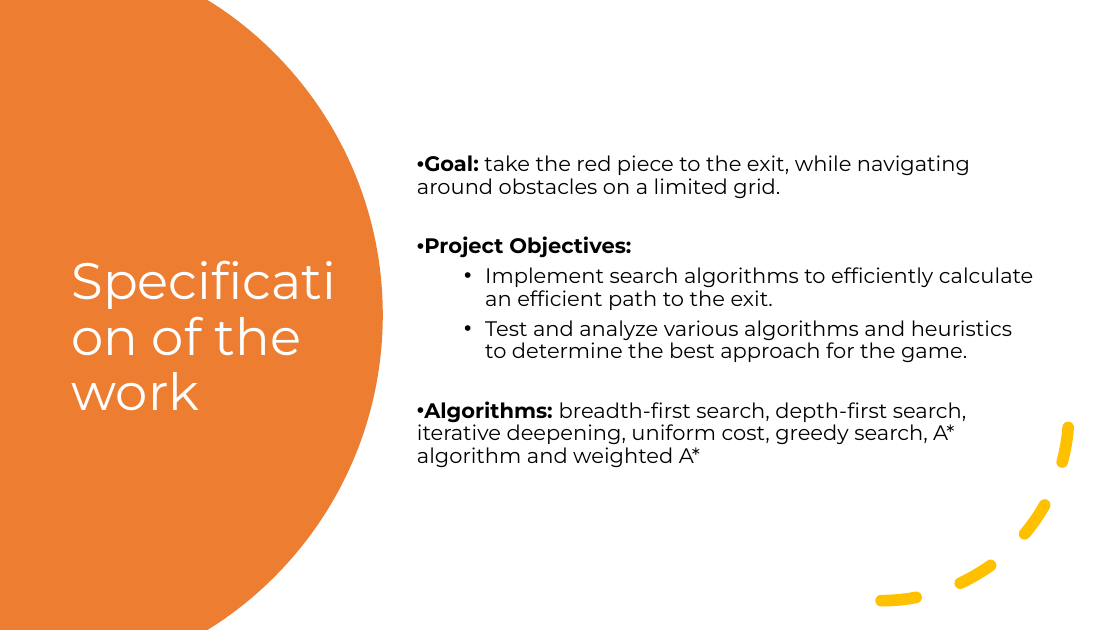
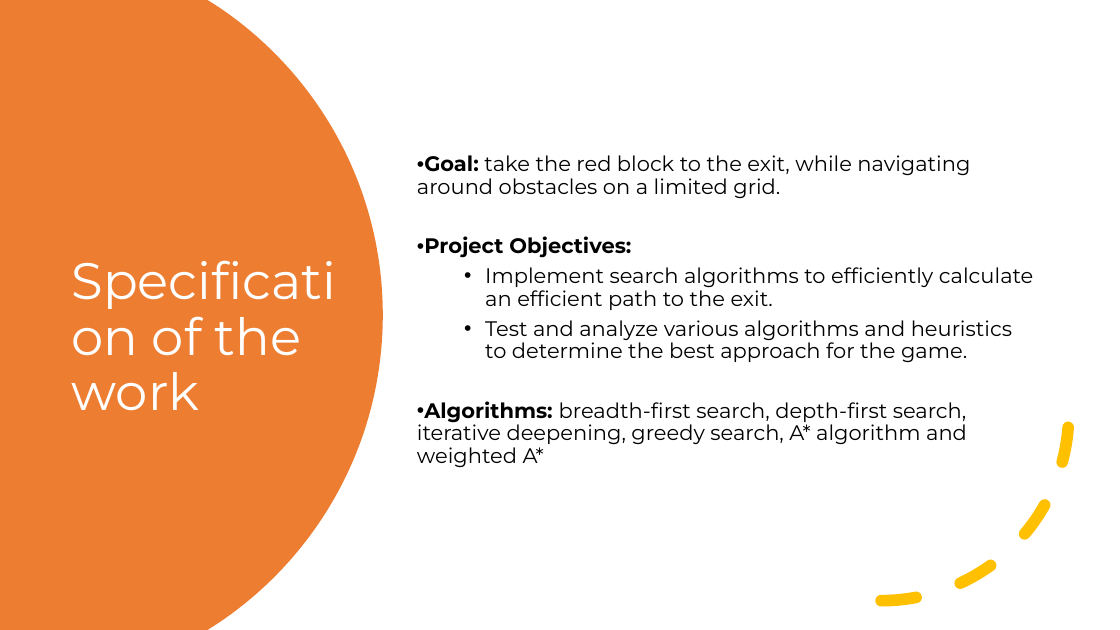
Before and after one commit to afs202005277/PuzzleSolverAI, a slide deck: slide 3 of Block Escape.pptx. Drawn at 1120x630 pixels with LibreOffice and Linux fonts; fonts in the diff are those of the drawing. Boxes give left, top, right and bottom in pixels: in the first picture for what was removed or moved away, otherwise in the second. Text is boxed around its words. In the diff, an @@ line names an element or a change of style, - is before the commit and + after.

```diff
--- a/Block Escape.pptx
+++ b/Block Escape.pptx
@@ text at [417,155,970,198]: text changed @@
-• Goal: take the red piece to the exit, while navigating around obstacles on a limited grid.
+• Goal: take the red block to the exit, while navigating around obstacles on a limited grid.
@@ text at [417,401,967,467]: text changed @@
-• Algorithms: breadth-first search, depth-first search, iterative deepening, uniform cost, greedy search, A* algorithm and weighted A*
+• Algorithms: breadth-first search, depth-first search, iterative deepening, greedy search, A* algorithm and weighted A*
```
Also in this commit, not shown: 4 other slides changed.
